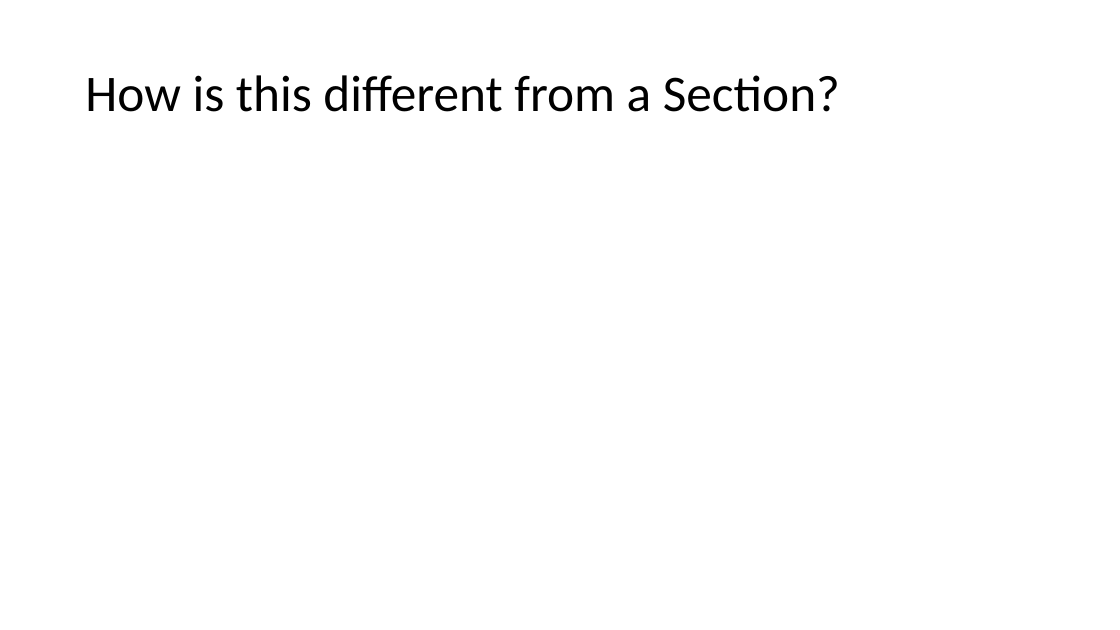
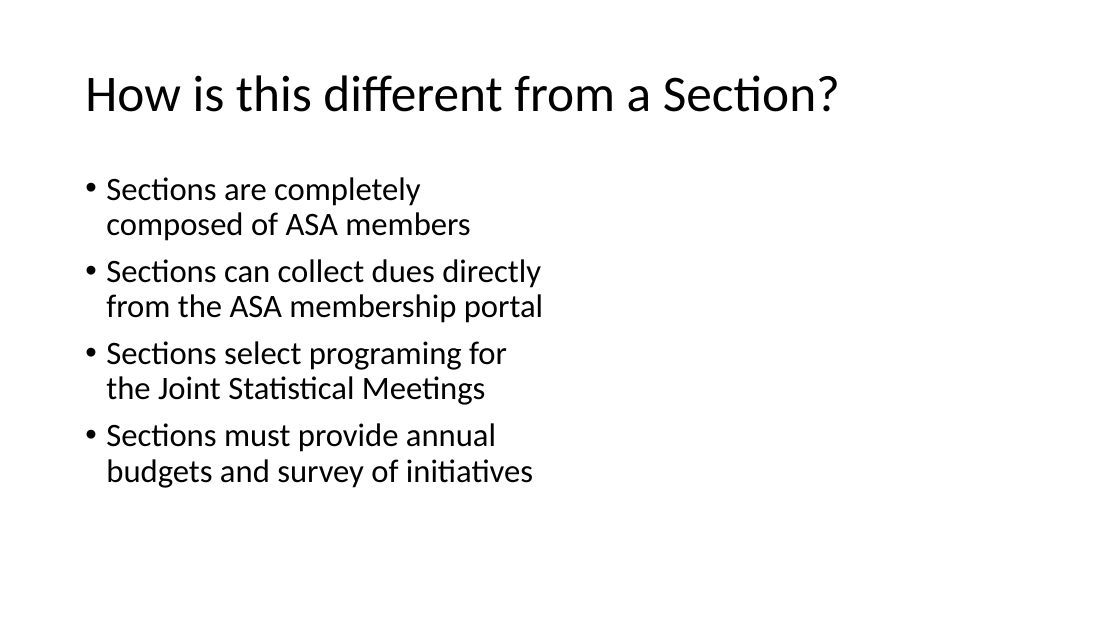
Before and after one commit to BenBarnard/PeopleAnalytics, a slide deck: slide 5 of InterestPresentation.pptx. Drawn at 1120x630 pixels with LibreOffice and Linux fonts; fonts in the diff are those of the drawing. Boxes give left, top, right and bottom in pixels: in the first picture for what was removed or moved away, otherwise in the second. Text is boxed around its words. In the diff, an @@ line names an element or a change of style, - is before the commit and + after.

```diff
--- a/InterestPresentation.pptx
+++ b/InterestPresentation.pptx
@@ text added at (106, 177, 543, 488), 28 pt, text #000000 @@
+• Sections are completely composed of ASA members
+• Sections can collect dues directly from the ASA membership portal
+• Sections select programing for the Joint Statistical Meetings
+• Sections must provide annual budgets and survey of initiatives
```
Also in this commit, not shown: 3 other slides changed, 1 slide added, 1 slide removed.
